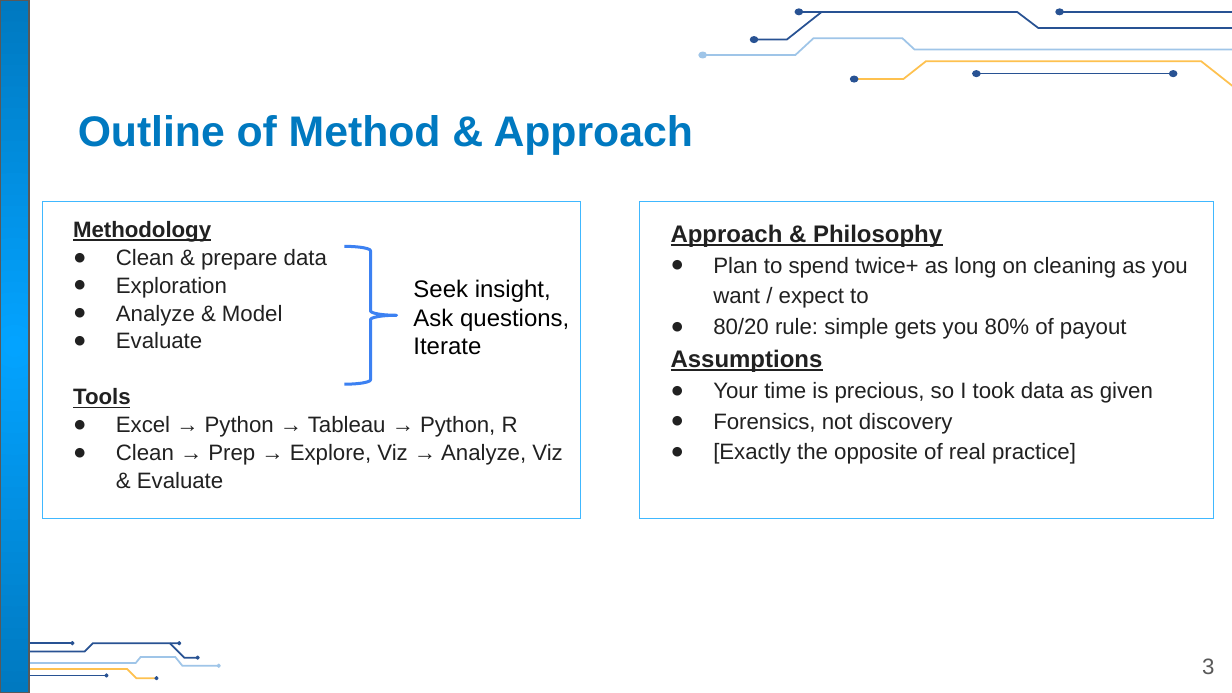
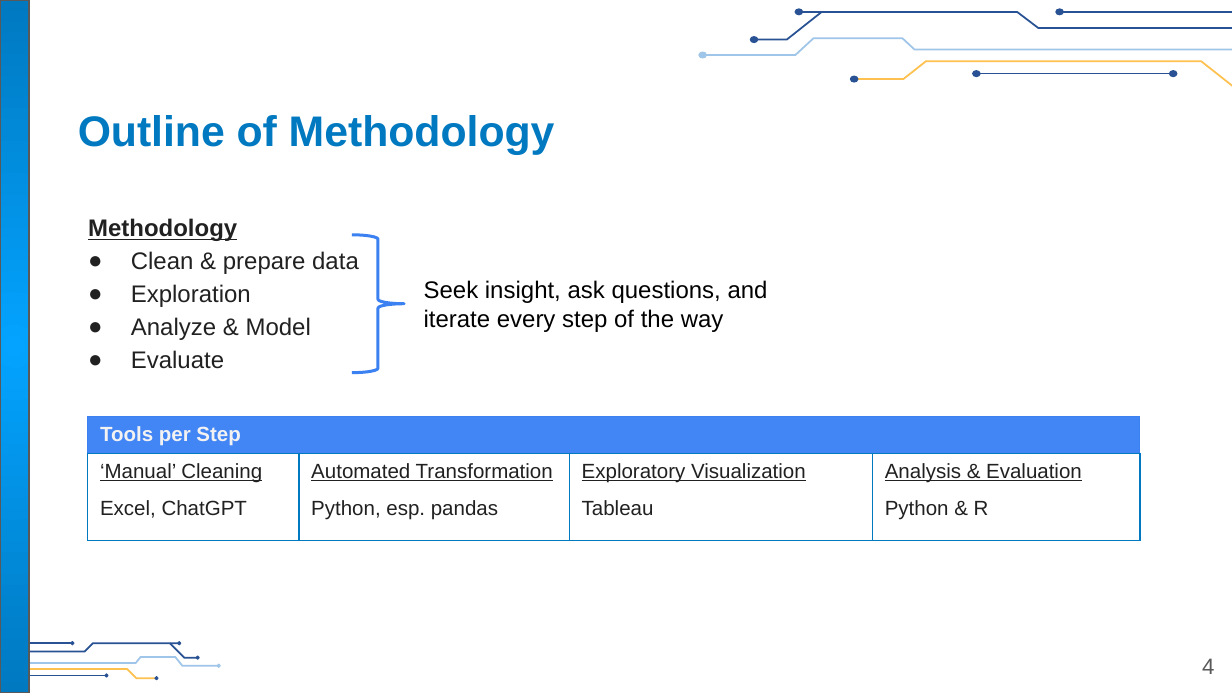
Before and after one commit to flipsmash/PS_demo, a slide deck: slide 4 of Presentation/Finnegan_Sr_Mgr_Learner_Eval&Analytics_Thought_Exercise.pptx (slide 3 before the commit). Drawn at 1232x693 pixels with LibreOffice and Linux fonts; fonts in the diff are those of the drawing; background and template pictures are left out. Boxes give left, top, right and bottom in pixels: in the first picture for what was removed or moved away, otherwise in the second. Text is boxed around its words. In the diff, an @@ line names an element or a change of style, - is before the commit and + after.

```diff
--- a/Presentation/Finnegan_Sr_Mgr_Learner_Eval&Analytics_Thought_Exercise.pptx
+++ b/Presentation/Finnegan_Sr_Mgr_Learner_Eval&Analytics_Thought_Exercise.pptx
@@ title at (78, 115, 555, 155): text changed @@
-Outline of Method & Approach
+Outline of Methodology
@@ text "Methodology": place and size @@
-text "Methodology" at (42, 202, 580, 520)
+text "Methodology" at (88, 218, 359, 369)
@@ text "Methodology" at (88, 218, 359, 369): size 12.9 to 14 pt; line spacing 1.05 to 1.15; outline #40B8FF 0.75 pt to none @@
@@ text removed at (639, 202, 1214, 520) @@
-Approach & Philosophy
-● Plan to spend twice+ as long on cleaning as you want / expect to
-● 80/20 rule: simple gets you 80% of payout
-Assumptions
-● Your time is precious, so I took data as given
-● Forensics, not discovery
-● [Exactly the opposite of real practice]
@@ right brace: place and size @@
-right brace at (345, 246, 397, 384)
+right brace at (352, 235, 404, 373)
@@ text at (424, 280, 768, 332): text changed @@
-Seek insight,
-Ask questions,
-Iterate
+Seek insight, ask questions, and
+iterate every step of the way
@@ text at (73, 388, 562, 489): paragraphs removed @@
-Tools
-● Excel → Python → Tableau → Python, R
-● Clean → Prep → Explore, Viz → Analyze, Viz & Evaluate
@@ table added at (87, 416, 1140, 541), 3 rows, 4 columns @@
+Tools per Step |  |  | 
+‘Manual’ Cleaning | Automated Transformation | Exploratory Visualization | Analysis & Evaluation
+Excel, ChatGPT | Python, esp. pandas | Tableau | Python & R
@@ page number at (1202, 658, 1214, 674): text changed @@
-3
+4
```
Also in this commit, not shown: 5 other slides changed, 2 slides added, 1 slide removed, 6 other files.
